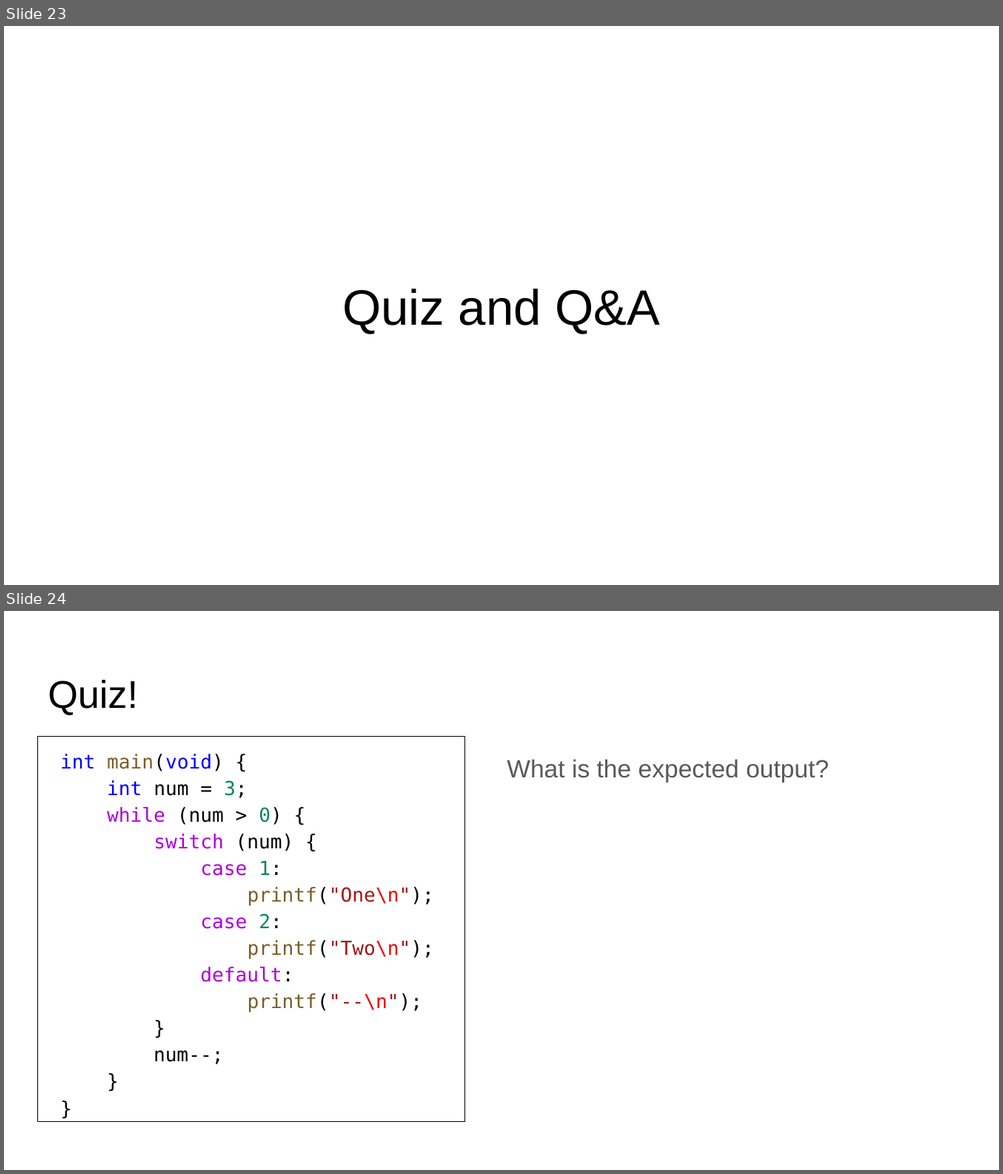
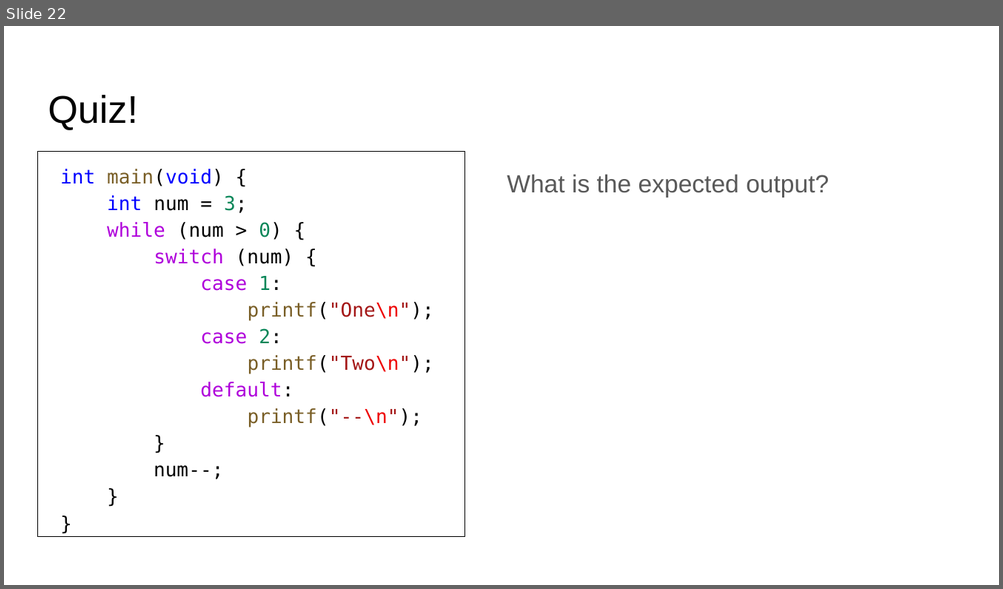
Before and after one commit to CA-run-2021-2022/CS101-code-clinic-1, a slide deck: Slides.pptx. Shown one above the other, each under a label of ours: slides 23 and 24 before the commit, slide 22 after it. The pictures are 1003x1174 and 1003x589 pixels, drawn with LibreOffice and Linux fonts; fonts in the diff are those of the drawing. Boxes give left, top, right and bottom in pixels: in the first picture for what was removed or moved away, otherwise in the second. Text is boxed around its words. In the diff, an @@ line names an element or a change of style, - is before the commit and + after.

```diff
--- a/Slides.pptx
+++ b/Slides.pptx
@@ slide 23 removed at [4, 26, 999, 585], background #FFFFFF @@
@@ title removed at [342, 289, 660, 335] @@
-Quiz and Q&A
@@ what was slide 24 is now slide 22 @@
```
Also in this commit, not shown: 2 slides changed, 1 slide added, 1 other slide removed.
